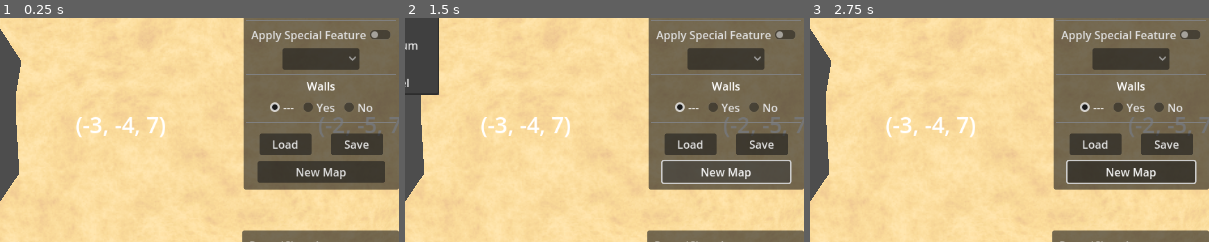
Above: before the commit, frames 1-3 (left to right).
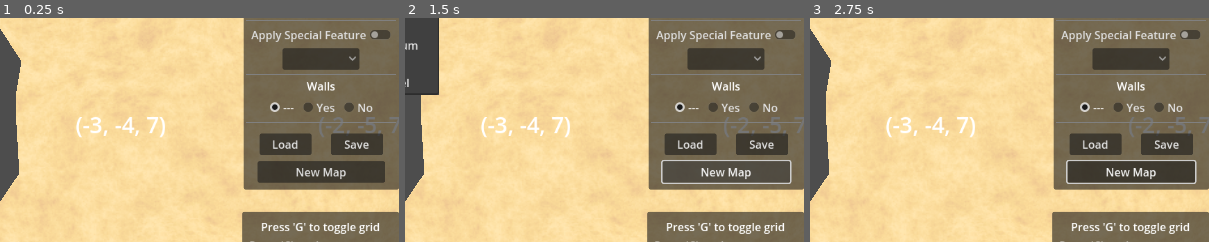
Above: after the commit, the same moments.

Repository: davepruitt/hex_map_godot
Game: Godot game, scene res://scenes/main.tscn
Two runs of this game, one before a commit and one after it. Both use one fixed random seed, a clock stepped at 60 frames per second and the inputs below.
Inputs:
- Up to frame 1 (0.25 s): no input
- Up to frame 2 (1.5 s): click "New Map" at 0.5 s; click "New Map" at 1.25 s
- Up to frame 3 (2.75 s): click "---" at 2 s
The pictures show only the part of the screen within x 50-100%, y 42-92%; the shares and areas given below are measured in that part.

The runs differ from the first frame. In frame 1, 3.4% of the frame differs, in the area x 60-100%, y 86-97%; in frame 2, 3.4%; in frame 3, 3.4%.

Commit message:
Added the ability to toggle the grid overlay on or off. In catlikecoding's tutorials he uses precompiler directives in the shader to implement this feature. While this may have performance benefits, these specific precompiler directives are not available in Godot. So I just used standard shader parameters, and I simply set/unset a boolean shader parameter whenever the user wants to toggle the the grid on or off. Implemented through section 1.4 of tutorial 15.

Diff:
--- a/hex_project_godot/scenes/main.tscn
+++ b/hex_project_godot/scenes/main.tscn
@@ -21,6 +21,7 @@
 [sub_resource type="ShaderMaterial" id="ShaderMaterial_gdj22"]
 render_priority = 0
 shader = ExtResource("11_c2ox1")
+shader_parameter/grid_on = false
 shader_parameter/terrain_texture_2d_array = ExtResource("12_lmpao")
 shader_parameter/grid_texture = ExtResource("12_gv3gu")
 
@@ -556,6 +557,11 @@
 
 [node name="VBoxContainer" type="VBoxContainer" parent="CanvasLayer/PanelContainer3/MarginContainer"]
 layout_mode = 2
+
+[node name="Label2" type="Label" parent="CanvasLayer/PanelContainer3/MarginContainer/VBoxContainer"]
+layout_mode = 2
+text = "Press 'G' to toggle grid"
+horizontal_alignment = 1
 
 [node name="Label" type="Label" parent="CanvasLayer/PanelContainer3/MarginContainer/VBoxContainer"]
 layout_mode = 2
--- a/hex_project_godot/scripts/hex_grid.gd
+++ b/hex_project_godot/scripts/hex_grid.gd
@@ -68,6 +68,20 @@
 
 ## This is the number of chunks in the y-direction of the hex grid
 var _chunk_count_z: int = 2
+
+var _hex_grid_overlay_enabled: bool = false
+
+#endregion
+
+#region Public data members
+
+var hex_grid_overlay_enabled: bool:
+	get:
+		return _hex_grid_overlay_enabled
+	set(value):
+		if (_hex_grid_overlay_enabled != value):
+			_hex_grid_overlay_enabled = value
+			textured_terrain_shader_material.set_shader_parameter("grid_on", _hex_grid_overlay_enabled)
 
 #endregion
 
--- a/hex_project_godot/scripts/main.gd
+++ b/hex_project_godot/scripts/main.gd
@@ -146,6 +146,9 @@
 				current_camera_value_label.text = "Debug"
 			else:
 				current_camera_value_label.text = "NA"
+
+		if event.keycode == KEY_G:
+			hex_grid.hex_grid_overlay_enabled = !hex_grid.hex_grid_overlay_enabled
 
 	#If a mouse button was pressed...
 	elif event is InputEventMouseButton:
--- a/hex_project_godot/shaders/hex_cell_terrain_shader.gdshader
+++ b/hex_project_godot/shaders/hex_cell_terrain_shader.gdshader
@@ -2,6 +2,7 @@
 
 uniform sampler2DArray terrain_texture_2d_array:source_color;
 uniform sampler2D grid_texture:source_color;
+uniform bool grid_on = false;
 varying vec3 world_position;
 varying vec3 terrain_index;
 
@@ -26,12 +27,20 @@
 		get_terrain_color(COLOR, world_position, 1) +
 		get_terrain_color(COLOR, world_position, 2);
 
-	vec2 grid_uv = world_position.xz;
-	grid_uv.x *= 1.0 / (4.0 * 8.66025404);
-	grid_uv.y *= 1.0 / (2.0 * 15.0);
+	if (grid_on)
+	{
+		vec2 grid_uv = world_position.xz;
+		grid_uv.x *= 1.0 / (4.0 * 8.66025404);
+		grid_uv.y *= 1.0 / (2.0 * 15.0);
 
-	vec4 grid = texture(grid_texture, grid_uv);
+		vec4 grid = texture(grid_texture, grid_uv);
 
-	ALBEDO = c.rgb;// * grid.rgb;
+		ALBEDO = c.rgb * grid.rgb;
+	}
+	else
+	{
+		ALBEDO = c.rgb;
+	}
+
 	ALPHA = c.a;
 }
